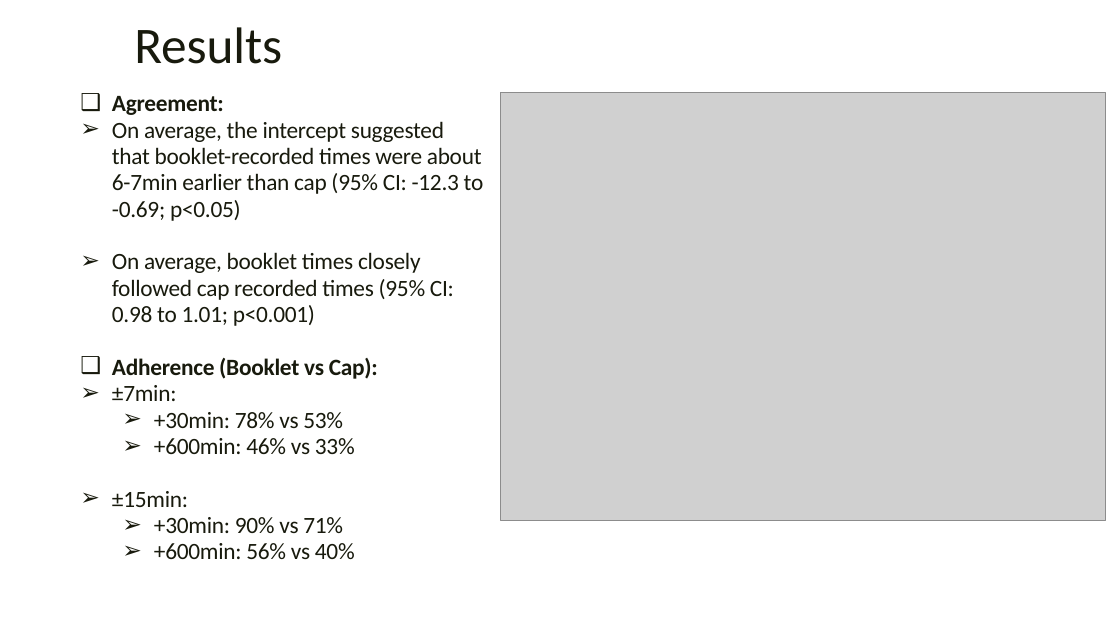
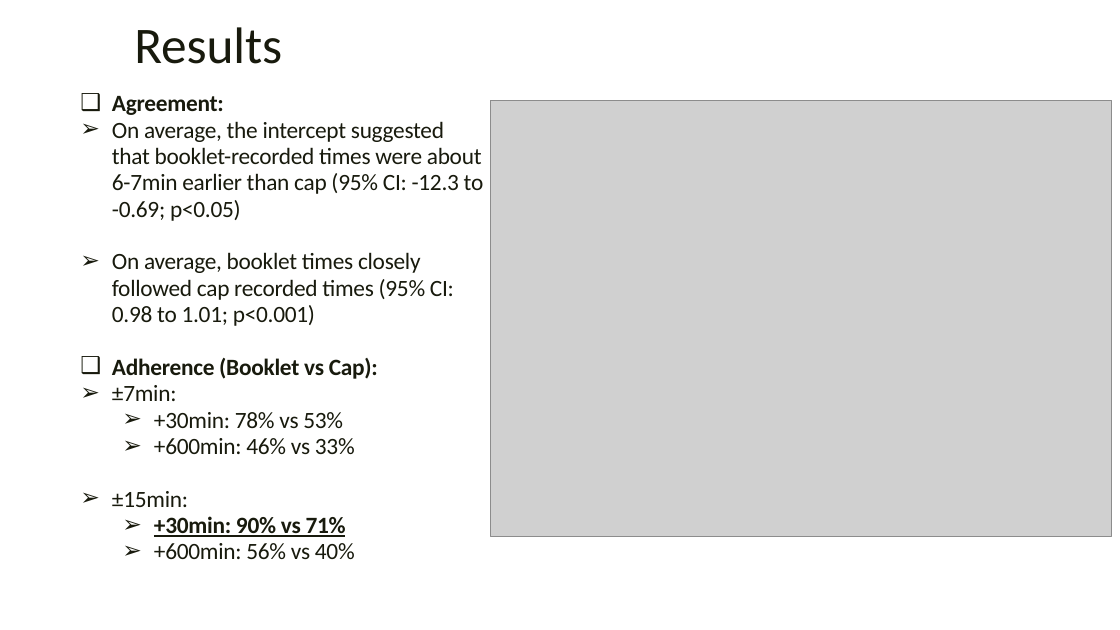
Before and after one commit to rysummers/BIOS6624-Class, a slide deck: slide 5 of Project0/Reports/Project0_Presentation.pptx. Drawn at 1120x630 pixels with LibreOffice and Linux fonts; fonts in the diff are those of the drawing; grey boxes stand for pictures; background and template pictures are left out. Boxes give left, top, right and bottom in pixels: in the first picture for what was removed or moved away, otherwise in the second. Text is boxed around its words. In the diff, an @@ line names an element or a change of style, - is before the commit and + after.

```diff
--- a/Project0/Reports/Project0_Presentation.pptx
+++ b/Project0/Reports/Project0_Presentation.pptx
@@ picture: place and size @@
-picture at (501, 92, 1106, 521)
+picture at (491, 100, 1112, 536)
@@ text at (154, 516, 346, 537): bold on, underline on in "+30min: 90% vs 71%" @@
```
Also in this commit, not shown: 6 other slides changed, 1 slide added, 5 other files.
